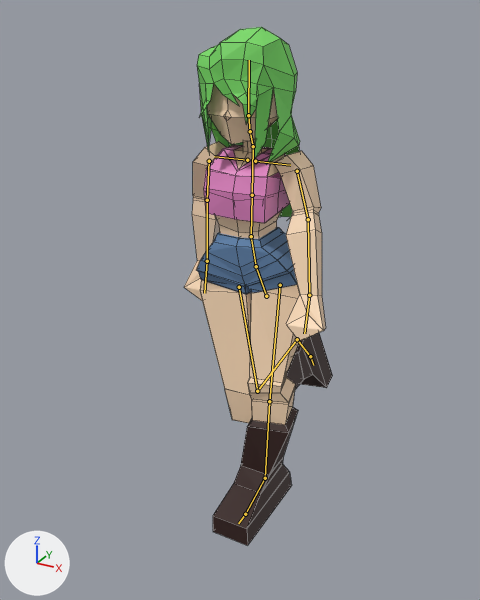
The Blender file Assets/Resources/Models/Outside/Root Village/Sylvie Rig V2.blend: old version first, new version second.
Rendered twice from a camera (50 mm lens) standing at (10.02, -18.99, 17.4) and looking at (-0.19, -0.43, 8.12). Arrows for +X, +Y and +Z are at lower left; the lights stay in place. The first picture is the older version. Both versions are drawn at frame 36 of the action 'Walk'; the numbers are the values there. The bones that bend it are drawn over the model as lines. Mesh edges are drawn as thin lines.

The first picture shows 'Hair', 'Head', 'L.Arm', 'Neck', 'R.Arm', 'Shirt', 'Shorts', 'Torso'.
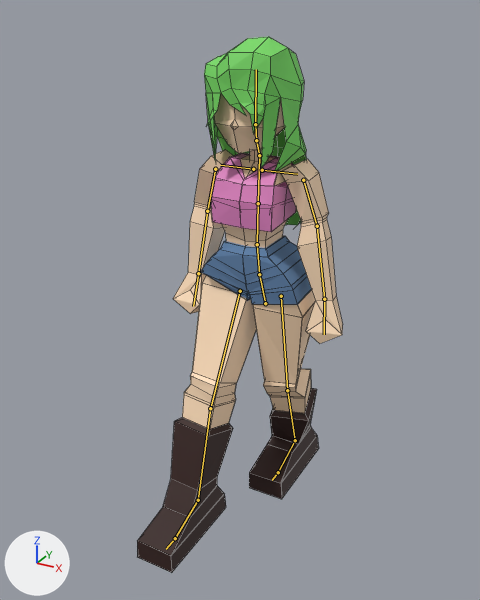
What differs and where, as boxes [x1, y1, x2, y2] in the pictures (480 x 600 px):
'Shorts', posed (35% wider)
    before: [197, 227, 332, 546]
    after: [137, 236, 319, 573]
'Hair', posed
    before: [197, 27, 300, 220]
    after: [204, 37, 306, 225]
'L.Arm', posed (19% wider)
    before: [274, 151, 326, 341]
    after: [281, 159, 343, 343]
'Shirt', posed
    before: [204, 145, 290, 223]
    after: [210, 153, 297, 232]
'R.Arm', posed (42% wider)
    before: [184, 141, 226, 300]
    after: [173, 150, 233, 314]
'Head', posed
    before: [207, 83, 278, 144]
    after: [214, 93, 285, 154]
'Torso', posed
    before: [216, 147, 285, 239]
    after: [222, 155, 292, 248]

Edits to the bpy script that builds the scene:
```text
Change bone_torso:
    where bone_torso = bpy.data.objects['rig'].pose.bones['torso']  # child of 'MCH-torso.parent'
    bone_torso.location: (0.0, 0.0, -0.28) -> (0.24, 0.0, -0.53)
Change bone_hips:
    where bone_hips = bpy.data.objects['rig'].pose.bones['hips']  # child of 'torso'
    bone_hips.rotation_quaternion: (0.993, -0.001, -0.114, 0.009) -> (0.996, 0.0, -0.037, 0.005)  # degrees (0, -13, 1) -> degrees (0, -4, 1)
Change bone_thigh_fk_r:
    where bone_thigh_fk_r = bpy.data.objects['rig'].pose.bones['thigh_fk.R']  # child of 'MCH-thigh_parent.R'
    bone_thigh_fk_r.rotation_quaternion: (0.999, -0.016, 0.028, 0.035) -> (0.961, -0.269, 0.015, 0.057)  # degrees (-2, 3, 4) -> degrees (-31, 3, 6)
    bone_thigh_fk_r.scale: (0.97, 0.97, 0.97) -> (0.99, 0.99, 0.99)
Change bone_shin_fk_r:
    where bone_shin_fk_r = bpy.data.objects['rig'].pose.bones['shin_fk.R']  # child of 'thigh_fk.R'
    bone_shin_fk_r.rotation_quaternion: (0.669, 0.743, 0.0, 0.0) -> (0.988, 0.155, 0.0, 0.0)  # degrees (96, 0, 0) -> degrees (18, 0, 0)
Change bone_foot_fk_r:
    where bone_foot_fk_r = bpy.data.objects['rig'].pose.bones['foot_fk.R']  # child of 'MCH-foot_fk.R'
    bone_foot_fk_r.rotation_quaternion: (0.99, 0.141, 0.002, 0.006) -> (0.993, 0.116, 0.01, -0.024)  # degrees (16, 0, 1) -> degrees (13, 1, -3)
Change bone_upper_arm_fk_l:
    where bone_upper_arm_fk_l = bpy.data.objects['rig'].pose.bones['upper_arm_fk.L']  # child of 'MCH-upper_arm_parent.L'
    bone_upper_arm_fk_l.rotation_quaternion: (0.89, 0.1, -0.366, -0.254) -> (0.897, 0.007, -0.329, -0.276)  # degrees (27, -37, -41) -> degrees (14, -36, -39)
Change bone_forearm_fk_l:
    where bone_forearm_fk_l = bpy.data.objects['rig'].pose.bones['forearm_fk.L']  # child of 'upper_arm_fk.L'
    bone_forearm_fk_l.rotation_quaternion: (0.958, 0.104, 0.259, -0.06) -> (0.96, 0.067, 0.262, -0.06)  # degrees (11, 31, -4) -> degrees (6, 31, -5)
Change bone_upper_arm_fk_r:
    where bone_upper_arm_fk_r = bpy.data.objects['rig'].pose.bones['upper_arm_fk.R']  # child of 'MCH-upper_arm_parent.R'
    bone_upper_arm_fk_r.rotation_quaternion: (0.936, 0.123, -0.04, 0.327) -> (0.95, 0.14, -0.017, 0.271)  # degrees (12, -9, 38) -> degrees (15, -6, 31)
Change bone_forearm_fk_r:
    where bone_forearm_fk_r = bpy.data.objects['rig'].pose.bones['forearm_fk.R']  # child of 'upper_arm_fk.R'
    bone_forearm_fk_r.rotation_quaternion: (0.999, -0.047, -0.006, 0.024) -> (0.997, 0.024, 0.017, 0.023)  # degrees (-5, -1, 3) -> degrees (3, 2, 3)
Change bone_hand_fk_r:
    where bone_hand_fk_r = bpy.data.objects['rig'].pose.bones['hand_fk.R']  # child of 'MCH-hand_fk.R'
    bone_hand_fk_r.rotation_quaternion: (0.984, 0.16, -0.003, -0.082) -> (0.992, 0.094, -0.002, -0.048)  # degrees (18, 1, -9) -> degrees (11, 0, -6)
Change bone_foot_ik_l:
    where bone_foot_ik_l = bpy.data.objects['rig'].pose.bones['foot_ik.L']  # child of 'MCH-foot_ik.parent.L'
    bone_foot_ik_l.location: (0.0, -1.02, 0.0) -> (0.0, 1.75, 0.0)
```
